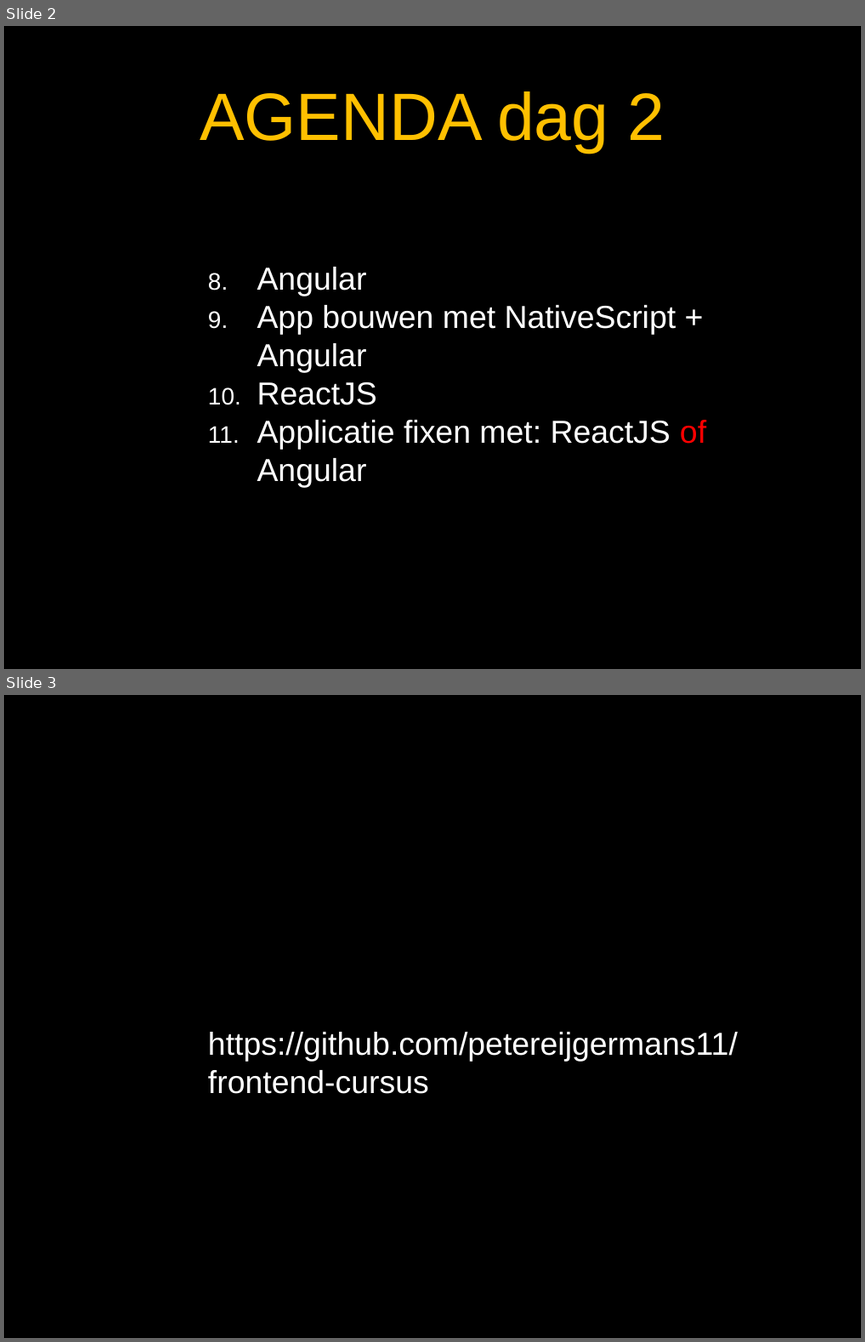
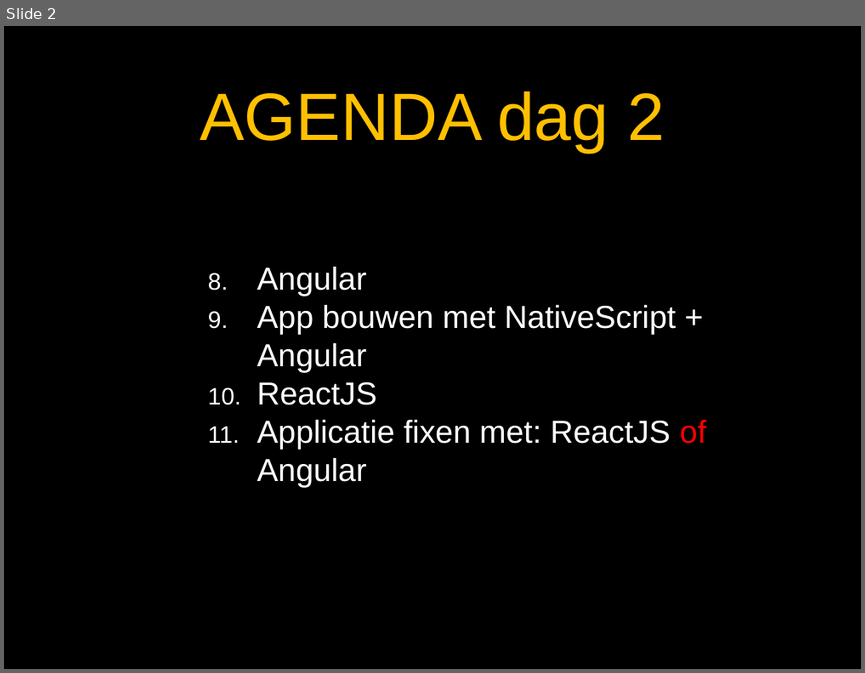
Before and after one commit to petereijgermans11/frontend-cursus, a slide deck: frontend-cursus/ 0 - Agenda.pptx. Shown one above the other, each under a label of ours: slides 2 and 3 before the commit, slide 2 after it. The pictures are 865x1342 and 865x673 pixels, drawn with LibreOffice and Linux fonts; fonts in the diff are those of the drawing. Boxes give left, top, right and bottom in pixels: in the first picture for what was removed or moved away, otherwise in the second. Text is boxed around its words. In the diff, an @@ line names an element or a change of style, - is before the commit and + after.

Commit message:
chanhged PPT frontend course

```diff
--- a/frontend-cursus/ 0 - Agenda.pptx
+++ b/frontend-cursus/ 0 - Agenda.pptx
@@ slide 3 removed at [4, 695, 861, 1338], background #000000 @@
@@ text removed at [208, 1032, 738, 1094] @@
-https://github.com/petereijgermans11/frontend-cursus
```
Also in this commit, not shown: 1 slide added, 2 other files.
